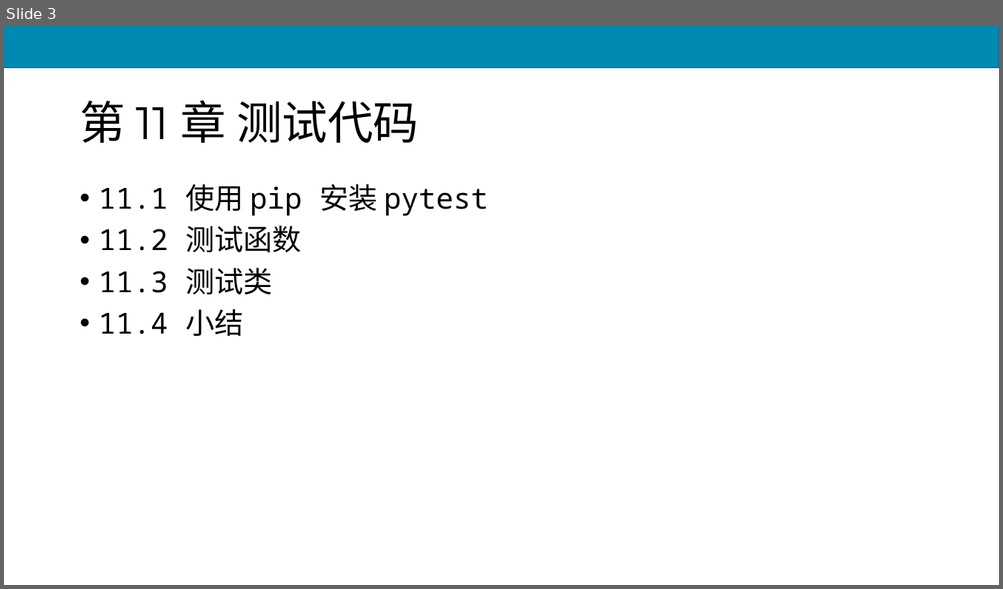
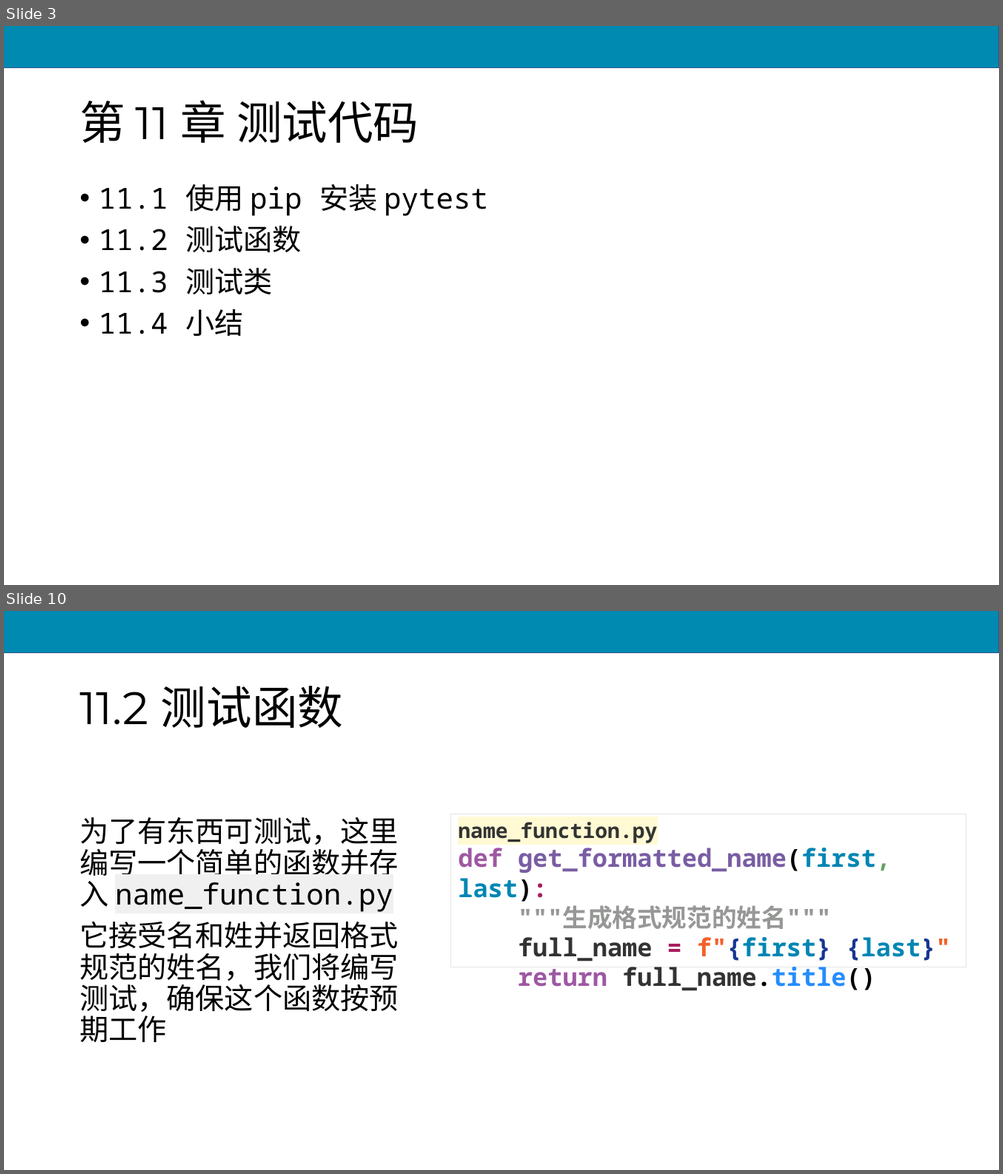
Before and after one commit to scruel/pcc_3e_slides, a slide deck: PPT/python11.pptx. Shown one above the other, each under a label of ours: slide 3 before the commit, slides 3 and 10 after it; the slides between them are not shown. The pictures are 1003x589 and 1003x1174 pixels, drawn with LibreOffice and Linux fonts; fonts in the diff are those of the drawing. Boxes give left, top, right and bottom in pixels: in the first picture for what was removed or moved away, otherwise in the second. Text is boxed around its words. In the diff, an @@ line names an element or a change of style, - is before the commit and + after.

```diff
--- a/PPT/python11.pptx
+++ b/PPT/python11.pptx
@@ slide 10 added at <box>4,611,999,1170</box>, background #FFFFFF; not listed: 1 template element that a slide beside it also shows @@
@@ title added at <box>79,686,343,728</box>, 44 pt, text #000000 @@
+11.2 测试函数
@@ text added at <box>79,817,398,1042</box>, 28 pt, text #000000 @@
+为了有东西可测试，这里编写一个简单的函数并存入 name_function.py
+它接受名和姓并返回格式规范的姓名，我们将编写测试，确保这个函数按预期工作
@@ rectangle added at <box>451,814,966,967</box>, outline #E7E6E6 0.75 pt, 24 pt, text #333333, bold @@
+name_function.py
+def get_formatted_name(first, last):
+"""生成格式规范的姓名"""
+full_name = f"{first} {last}"
+return full_name.title()
```
Also in this commit, not shown: 3 slides changed, 52 other slides added, 19 slides removed, 5 other files.
